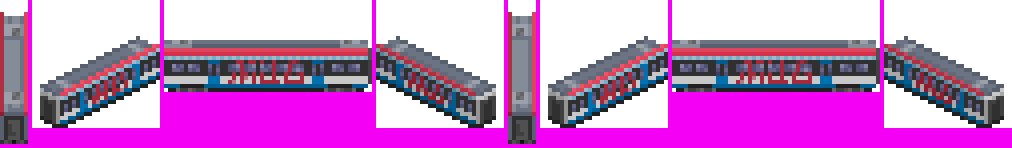
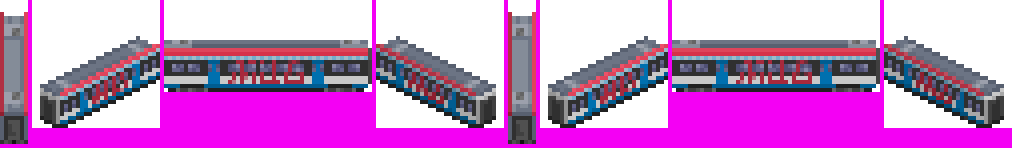
Comparing the layer stacks of the two (1012, 148) images. Changes:
hid "2.0 door overlap" over bbox(84, 64, 960, 104)
